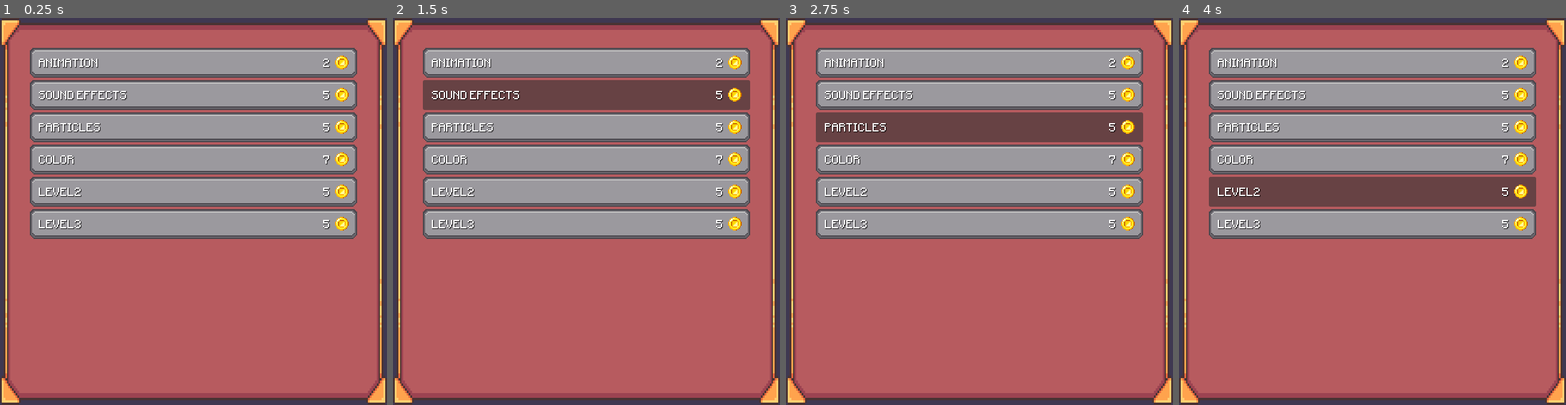
Above: before the commit, frames 1-4 (left to right).
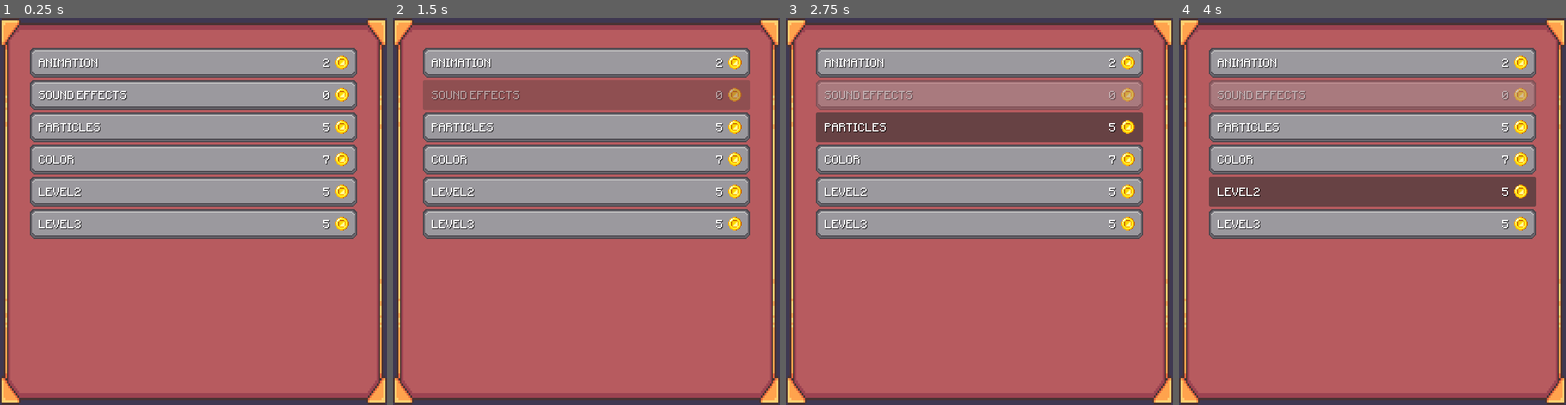
Above: after the commit, the same moments.

Repository: ofknee/the-messenger
Game: Godot game, scene res://scenes/shop.tscn
The game is run twice, just before and just after one commit, with the same random seed, the same clock (stepped at 60 frames per second) and the same inputs. This scene is started directly instead of the project's main scene.
Inputs:
- Up to frame 1 (0.25 s): no input
- Up to frame 2 (1.5 s): click "ANIMATION" at 0.5 s; click "SOUND EFFECTS" at 1.25 s
- Up to frame 3 (2.75 s): click "PARTICLES" at 2 s
- Up to frame 4 (4 s): click "COLOR" at 2.75 s; click "LEVEL2" at 3.5 s

The runs differ from the first frame. In frame 1, less than 0.1% of the frame differs, in the area x 83-86%, y 18-21%; in frame 2, 6.5%, in the area x 7-93%, y 16-24%; in frame 3, 6.5%; in frame 4, 6.5%.

Commit message:
pay button logic

Diff:
--- a/scenes/pay_button.gd
+++ b/scenes/pay_button.gd
@@ -1,18 +1,32 @@
 extends Button
 @export var price : int = 1
-#@export var thing : String = "EXAMPLE"
+@export var thing : String = "example" # thing to buy
 @onready var price_display = $Price
 @onready var label = $Label
+var bought : bool = false
 
 # Called when the node enters the scene tree for the first time.
 func _ready() -> void:
 	setup()
 
-
-# Called every frame. 'delta' is the elapsed time since the previous frame.
-func _process(delta: float) -> void:
-	pass
-
 func setup():
 	label.text = name
 	price_display.text = str(price)
+
+func _on_pressed() -> void:  ##spawn eye laccording to button type
+	if payable():
+		if bought == false:
+			Global.coins -= price
+			print("bought: ",thing)
+			modulate.a = 0.5
+			bought = true
+		else:
+			print("alr bought: ",thing)
+	else:
+		print("ur broke lol")
+
+func payable() -> bool:
+	if price <= Global.coins:
+		return true
+	else:
+		return false
--- a/scenes/pay_button.tscn
+++ b/scenes/pay_button.tscn
@@ -35,6 +35,7 @@
 grow_vertical = 2
 offset_transform_enabled = true
 offset_transform_position = Vector2(15, 3)
+mouse_filter = 1
 theme_override_colors/font_shadow_color = Color(0, 0, 0, 0.5058824)
 theme_override_constants/shadow_outline_size = 2
 theme_override_fonts/normal_font = ExtResource("2_5dapr")
@@ -57,6 +58,7 @@
 grow_vertical = 2
 offset_transform_enabled = true
 offset_transform_position = Vector2(-45, 3)
+mouse_filter = 1
 theme_override_colors/font_shadow_color = Color(0, 0, 0, 0.5058824)
 theme_override_constants/shadow_outline_size = 2
 theme_override_fonts/normal_font = ExtResource("2_5dapr")
@@ -83,7 +85,8 @@
 offset_transform_enabled = true
 offset_transform_position = Vector2(-15, -1)
 offset_transform_scale = Vector2(1.1, 1.1)
-mouse_filter = 2
 texture = ExtResource("3_cmjl1")
 expand_mode = 3
 stretch_mode = 5
+
+[connection signal="pressed" from="." to="." method="_on_pressed"]
--- a/scenes/shop.tscn
+++ b/scenes/shop.tscn
@@ -45,23 +45,29 @@
 [node name="ANIMATION" parent="ScrollContainer/MarginContainer/VBoxContainer" unique_id=1763438241 instance=ExtResource("2_xfvoa")]
 layout_mode = 2
 price = 2
+thing = "animation"
 
 [node name="SOUND EFFECTS" parent="ScrollContainer/MarginContainer/VBoxContainer" unique_id=895757374 instance=ExtResource("2_xfvoa")]
 layout_mode = 2
-price = 5
+price = 0
+thing = "sfx"
 
 [node name="PARTICLES" parent="ScrollContainer/MarginContainer/VBoxContainer" unique_id=1964785691 instance=ExtResource("2_xfvoa")]
 layout_mode = 2
 price = 5
+thing = "particles"
 
 [node name="COLOR" parent="ScrollContainer/MarginContainer/VBoxContainer" unique_id=787159581 instance=ExtResource("2_xfvoa")]
 layout_mode = 2
 price = 7
+thing = "color"
 
 [node name="LEVEL2" parent="ScrollContainer/MarginContainer/VBoxContainer" unique_id=1236946975 instance=ExtResource("2_xfvoa")]
 layout_mode = 2
 price = 5
+thing = "level2"
 
 [node name="LEVEL3" parent="ScrollContainer/MarginContainer/VBoxContainer" unique_id=50084127 instance=ExtResource("2_xfvoa")]
 layout_mode = 2
 price = 5
+thing = "level3"
